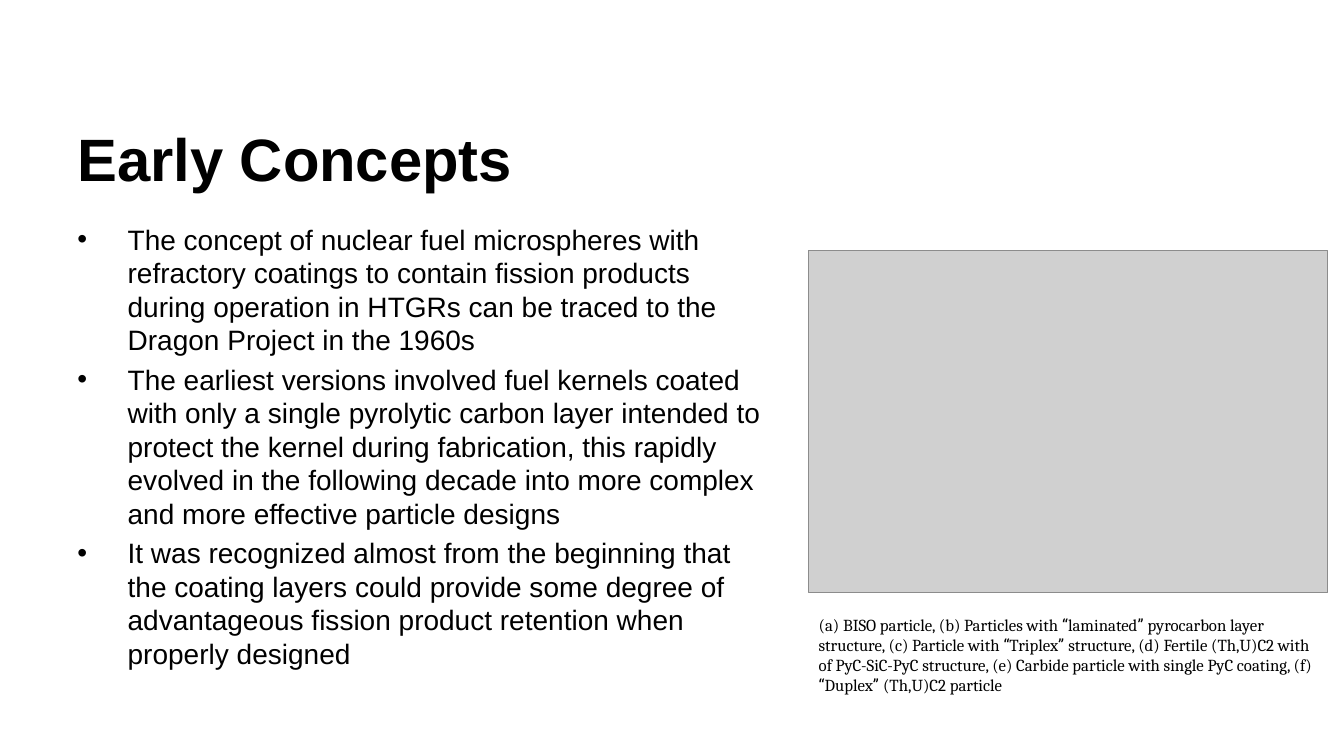
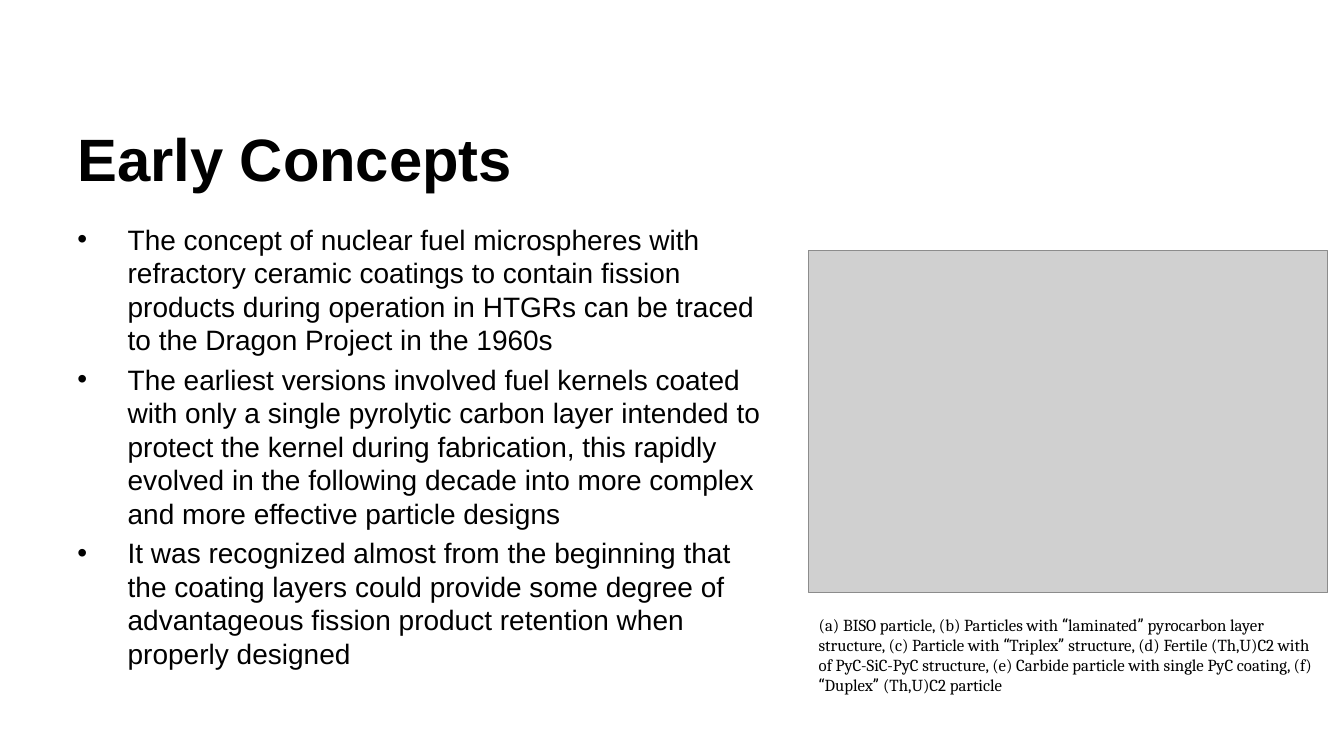
Before and after one commit to benbeeler/TEACHING, a slide deck: slide 6 of Advanced Reactor Materials/Fall2026/Lec3_TRISO.pptx. Drawn at 1344x756 pixels with LibreOffice and Linux fonts; fonts in the diff are those of the drawing; grey boxes stand for pictures; background and template pictures are left out. Boxes give left, top, right and bottom in pixels: in the first picture for what was removed or moved away, otherwise in the second. Text is boxed around its words. In the diff, an @@ line names an element or a change of style, - is before the commit and + after.

```diff
--- a/Advanced Reactor Materials/Fall2026/Lec3_TRISO.pptx
+++ b/Advanced Reactor Materials/Fall2026/Lec3_TRISO.pptx
@@ text at [128, 229, 754, 356]: text changed @@
-• The concept of nuclear fuel microspheres with refractory coatings to contain fission products during operation in HTGRs can be traced to the Dragon Project in the 1960s
+• The concept of nuclear fuel microspheres with refractory ceramic coatings to contain fission products during operation in HTGRs can be traced to the Dragon Project in the 1960s
```
Also in this commit, not shown: 3 other slides changed, 7 slides added, 4 other files.
